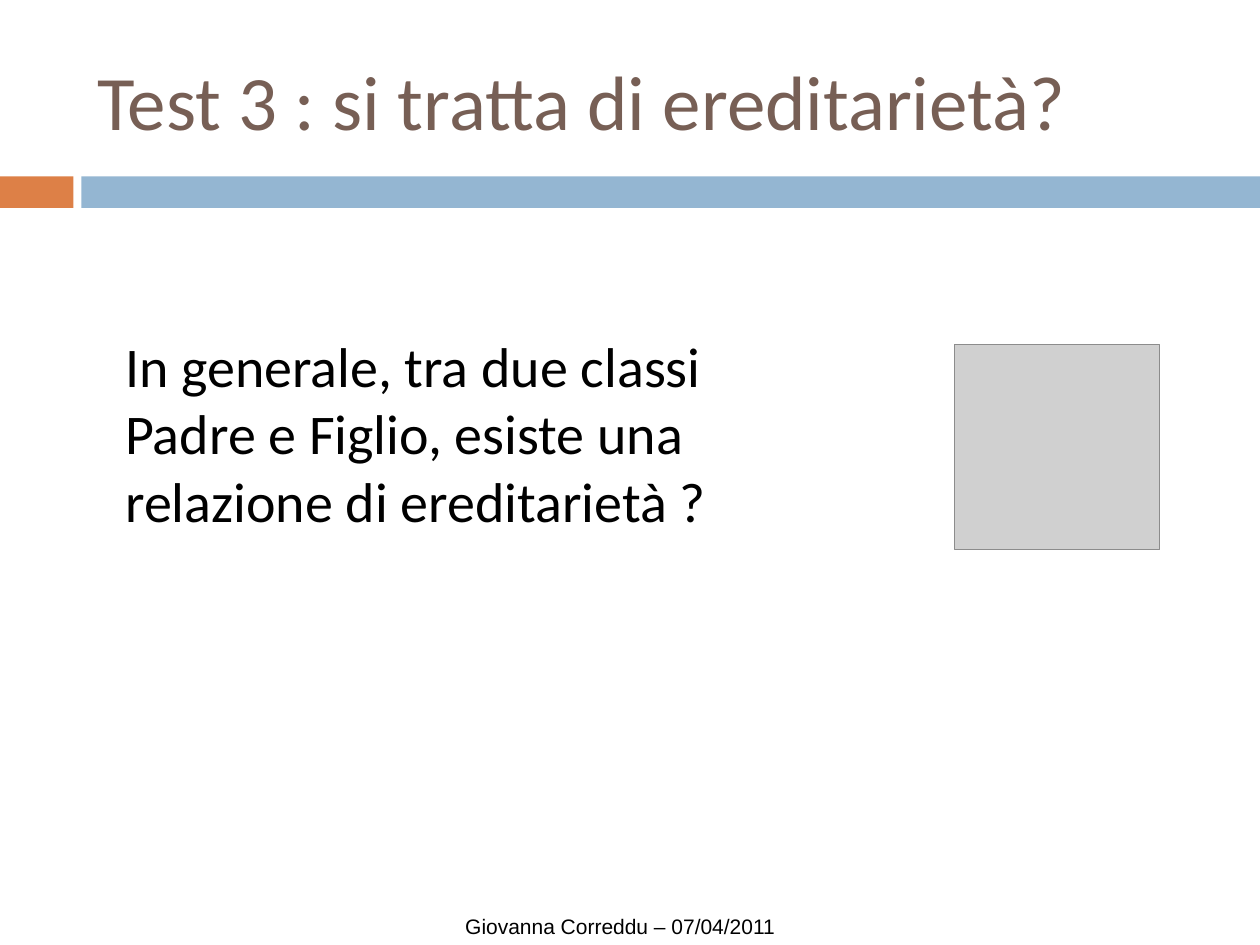
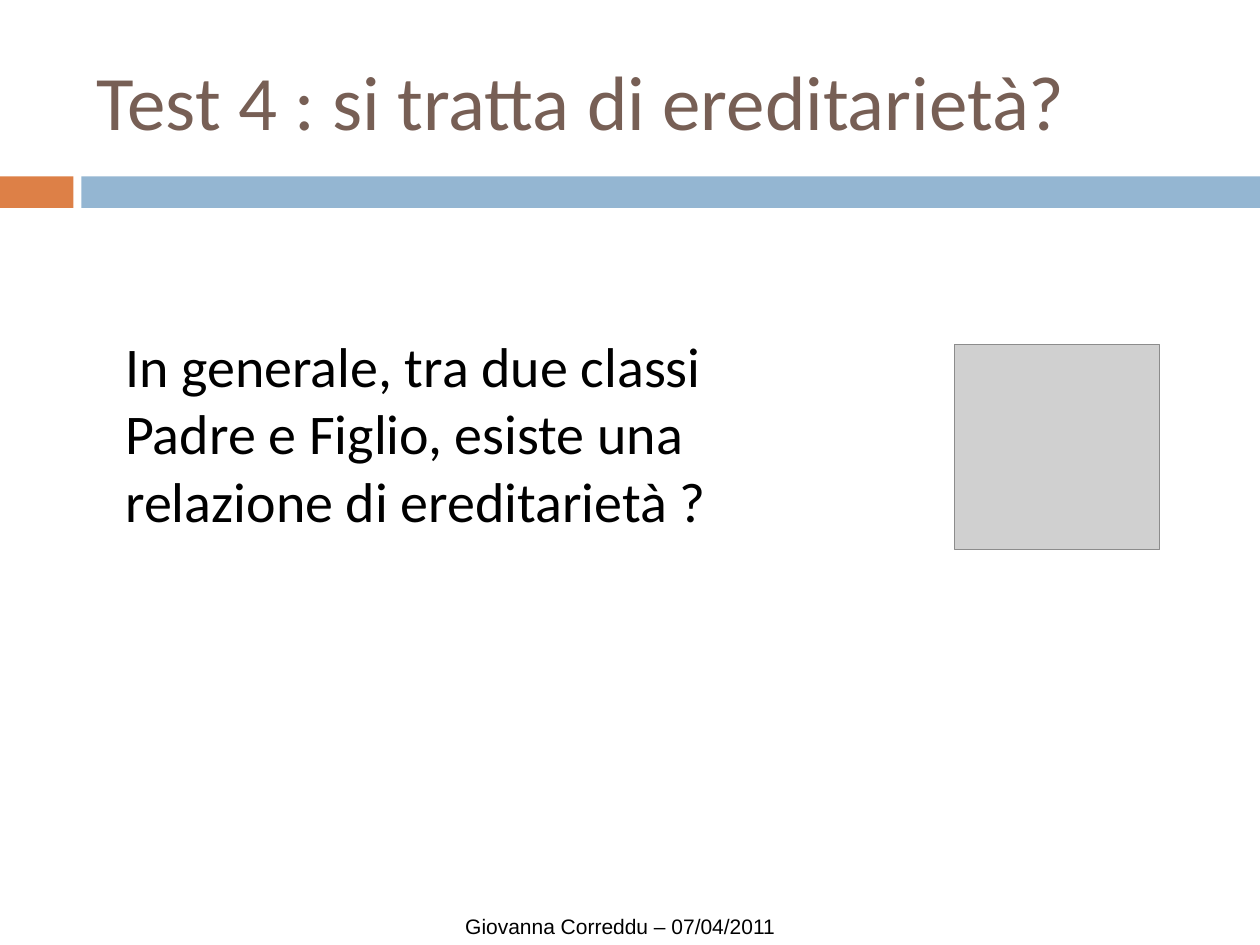
Before and after one commit to piffy/ereditarieta-java, a slide deck: slide 18 of slides/principidellaoop-ereditariet-110410103523-phpapp01.ppt (slide 16 before the commit). Drawn at 1260x945 pixels with LibreOffice and Linux fonts; fonts in the diff are those of the drawing; grey boxes stand for pictures. Boxes give left, top, right and bottom in pixels: in the first picture for what was removed or moved away, otherwise in the second. Text is boxed around its words. In the diff, an @@ line names an element or a change of style, - is before the commit and + after.

```diff
--- a/slides/principidellaoop-ereditariet-110410103523-phpapp01.ppt
+++ b/slides/principidellaoop-ereditariet-110410103523-phpapp01.ppt
@@ text at bbox=[97, 76, 1065, 131]: text changed @@
-Test 3 : si tratta di ereditarietà?
+Test 4 : si tratta di ereditarietà?
```
Also in this commit, not shown: 18 other slides changed, 2 slides added, 8 other files.
